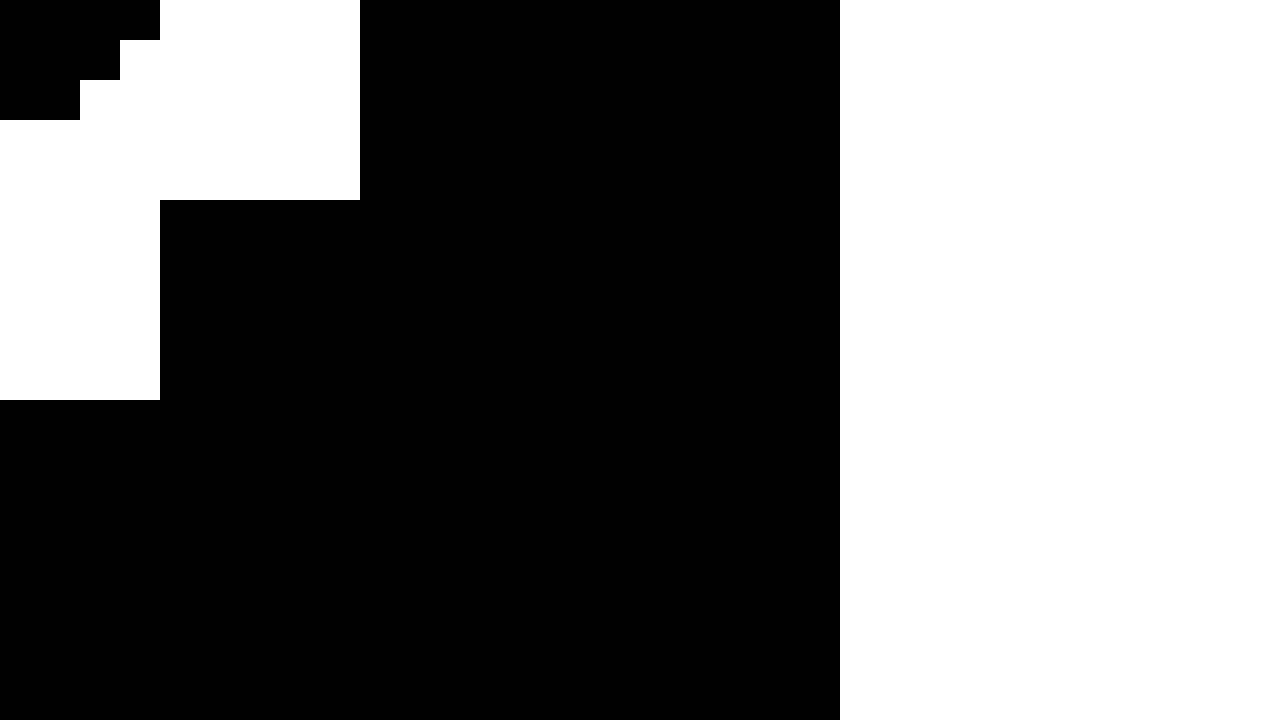
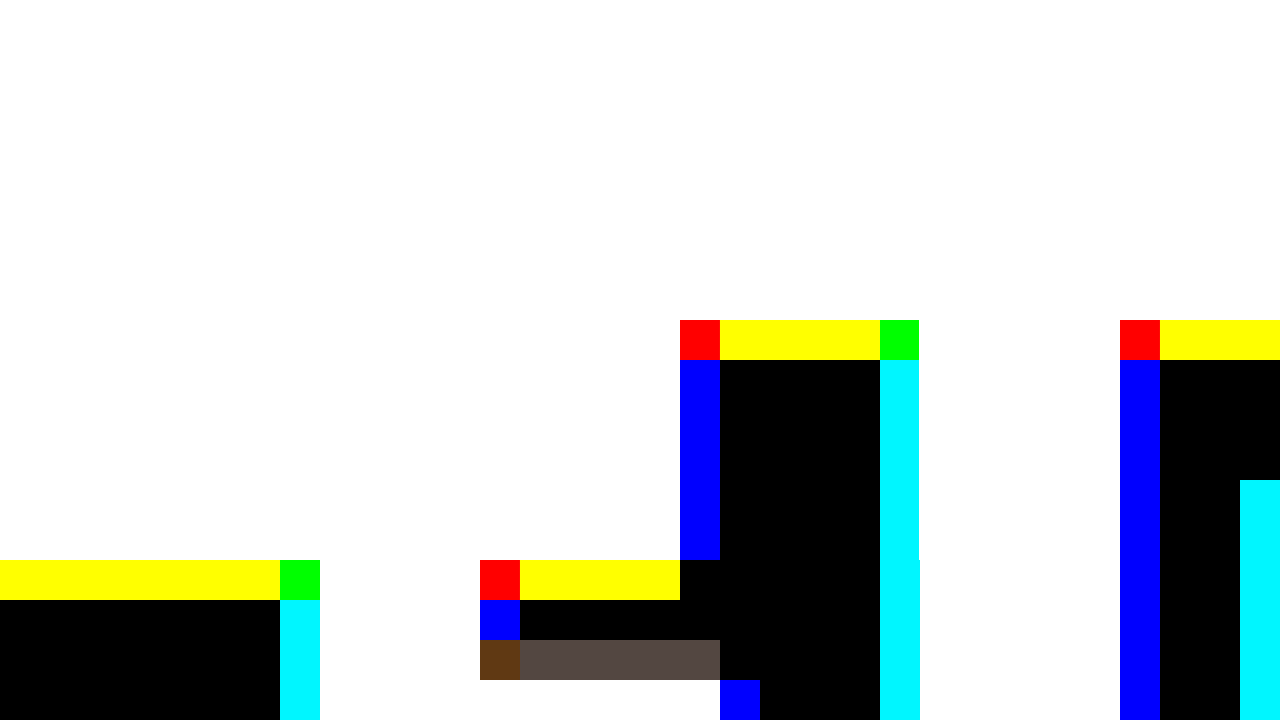
The second 1280 x 720 image is a revision of the first. Changes to its layers:
added layer "Layer 1" above "Tiles" over [0, 320, 1280, 720]
hid group "Tiles" (14 layers) over [0, 0, 1280, 720]
